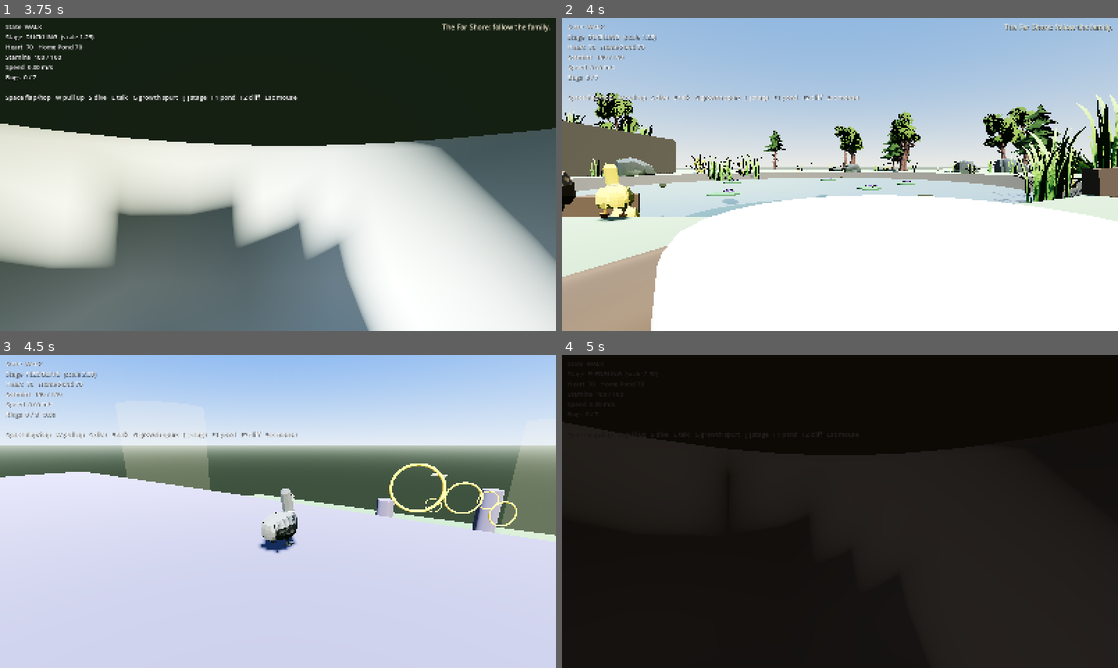
Above: before the commit, frames 1-4 (two rows, left to right).
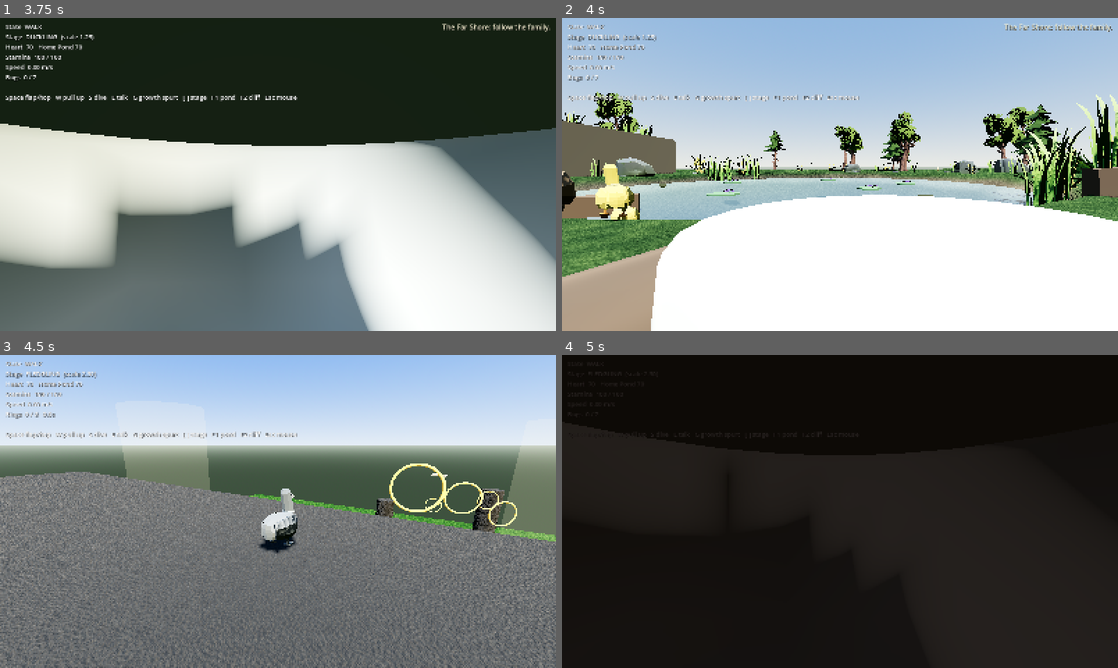
Above: after the commit, the same moments.

Repository: ProfessorZoltan/duckling
Game: Godot game, scene res://world/pond_greybox.tscn
The game is run twice, just before and just after one commit, with the same random seed, the same clock (stepped at 60 frames per second) and the same inputs.
Inputs (mouse positions are in pixels of both pictures, inside the frame that each line leads up to):
- Up to frame 1 (3.75 s): tap Enter at 0.5 s; move the mouse to (305, 174) at 0.52 s; hold E (action) 0.53-1.28 s; hold ] (debug_stage_up) from 0.53 s (still down); tap Space (jump) at 0.77, 1.07, 1.52, 1.82, 3.02, 3.32 s; move the mouse to (250, 174) at 1.27 s; tap E (action) at 1.35, 2.85 s; move the mouse to (289, 168) at 2.02 s; hold E (action) 2.03-2.78 s; move the mouse to (272, 180) at 2.77 s; move the mouse to (316, 177) at 3.52 s; hold E (action) from 3.53 s (still down)
- Up to frame 2 (4 s): keep holding ] (debug_stage_up); keep holding E (action); tap Space (jump) at 3.77 s
- Up to frame 3 (4.5 s): keep holding ] (debug_stage_up); tap Space (jump) at 4.07 s; tap F2 (debug_scene_cliff) at 4.15 s; move the mouse to (233, 508) at 4.27 s; release E (action) at 4.28 s; tap E (action) at 4.35 s
- Up to frame 4 (5 s): keep holding ] (debug_stage_up); tap Space (jump) at 4.52, 4.82 s; tap F1 (debug_scene_pond) at 4.9 s

Frame 1 is identical in both runs. In frame 2, 9.4% of the frame differs, in the area x 0-100%, y 48-83%; in frame 3, 54%, in the area x 0-100%, y 37-100%; in frame 4, nothing differs.

Commit message:
Texture the ground: a real terrain mesh for the pond, triplanar for the cliff
The Home Pond ground was a grey-box CSG slab. It is now a generated
ArrayMesh (world/pond_terrain.gd) that reproduces the CSG bowl's height
function exactly, so nothing in the scene moves and the hidden CSG keeps
providing the collision. Its shader blends mud, wet sand and grass by
world height with a noise-wobbled boundary, so the shoreline reads as a
beach rather than a circle drawn on the ground.

Two things had to be right before any of it was visible:

- Godot winds front faces clockwise. The grid was wound the other way, so
  the whole terrain was back-face culled and the camera looked straight
  through it to the sky. That reads as "the ground is dark", not "the
  ground is missing", which is what made it hard to find.
- NORMAL in fragment() is view space, so the slope term was testing a
  number that had nothing to do with the ground's steepness. It carries
  its own world-space varying now.

The five textures are procedural and seamless (FFT-filtered tileable
noise); tools/make_ground_textures.py regenerates them, and the shader
drifts brightness at a scale far larger than the 2.6 m tile so the
foreground stops reading as wallpaper.

HeartRegion now drives any ShaderMaterial exposing a `saturation`
uniform, so the ground drains and recovers with everything else. It
collects materials in its own _ready, which runs before anything under
World has built one, so PondTerrain hands itself over with adopt().
heart_smoke_test asserts the terrain's saturation at all three points of
the drain.

The flight course takes the same textures through world triplanar
mapping, which needs no UVs on the CSG shapes. The pond's CSG cannot be
textured that way: HeartRegion greys flat CSG through albedo colour, and
a texture under that tint would never drain.

All seven smoke tests pass.

Co-Authored-By: Claude Opus 5 <noreply@anthropic.com>
Claude-Session: https://claude.ai/code/session_01RVpSAZoBzWw3XPSpjdvuT5

Diff:
--- a/game/tests/heart_smoke_test.gd
+++ b/game/tests/heart_smoke_test.gd
@@ -10,6 +10,7 @@
 var env: WorldEnvironment
 var grass: StandardMaterial3D
 var grass_original: Color
+var terrain_material: ShaderMaterial
 var frame: int = 0
 var failures: PackedStringArray = []
 
@@ -23,10 +24,18 @@
 	env = pond.get_node("WorldEnvironment")
 	grass = pond.get_node("World/Terrain/Ground").material
 	grass_original = region.original_albedo(grass)
+	terrain_material = pond.get_node("World/TerrainMesh").material_override as ShaderMaterial
 
 
 func _saturation(c: Color) -> float:
 	return c.s
+
+
+## The Heart-driven saturation the terrain shader is currently running at.
+func _terrain_saturation() -> float:
+	if terrain_material == null:
+		return -1.0
+	return terrain_material.get_shader_parameter("saturation")
 
 
 ## Input.action_press only sets polling state; dialogue listens for events.
@@ -48,6 +57,7 @@
 			_expect(is_equal_approx(Globals.heart, 70.0), "starts at Heart 70 (got %.0f)" % Globals.heart)
 			_expect(Globals.region_hearts.has("Home Pond"), "Home Pond region registered")
 			_expect(_saturation(grass.albedo_color) > 0.1, "grass has color at Heart 70")
+			_expect(_terrain_saturation() > 0.5, "textured terrain has color at Heart 70 (%.2f)" % _terrain_saturation())
 			Globals.stage = Globals.Stage.DUCKLING
 		30:
 			_expect(pond.siblings_gone, "siblings start leaving after the spurt")
@@ -57,6 +67,7 @@
 			_expect(is_equal_approx(region.displayed_heart, 10.0), "region blend finished (displayed %.0f)" % region.displayed_heart)
 			_expect(_saturation(grass.albedo_color) < 0.08, "grass is nearly gray (sat %.2f)" % _saturation(grass.albedo_color))
 			_expect(env.environment.adjustment_saturation < 0.7, "post-process desaturated (%.2f)" % env.environment.adjustment_saturation)
+			_expect(_terrain_saturation() < 0.2, "textured terrain drained with it (%.2f)" % _terrain_saturation())
 			var sib: Node3D = pond.flock.siblings[0]
 			_expect(sib.global_position.x < -19.0, "sibling reached the far side (x=%.1f)" % sib.global_position.x)
 			_expect(not pond.flock.mother.visible, "Marra flew off")
@@ -106,6 +117,7 @@
 			print("heart: frame 3200 displayed=%.0f grass=%s original=%s" % [region.displayed_heart, grass.albedo_color, grass_original])
 			_expect(grass.albedo_color.is_equal_approx(grass_original), "grass color fully restored")
 			_expect(env.environment.adjustment_saturation > 1.0, "post-process back to warm (%.2f)" % env.environment.adjustment_saturation)
+			_expect(_terrain_saturation() > 0.99, "textured terrain fully restored (%.2f)" % _terrain_saturation())
 			_finish()
 
 
--- a/game/world/cliff_test.tscn
+++ b/game/world/cliff_test.tscn
@@ -6,6 +6,10 @@
 [ext_resource type="Script" path="res://world/thermal.gd" id="4_thermal"]
 [ext_resource type="Script" path="res://world/cliff_test.gd" id="5_course"]
 [ext_resource type="Script" path="res://ui/debug_hud.gd" id="6_hud"]
+[ext_resource type="Texture2D" path="res://assets/textures/ground_grass.png" id="7_grass"]
+[ext_resource type="Texture2D" path="res://assets/textures/ground_mud.png" id="8_mud"]
+[ext_resource type="Texture2D" path="res://assets/textures/ground_sand.png" id="9_sand"]
+[ext_resource type="Texture2D" path="res://assets/textures/ground_normal.png" id="10_normal"]
 
 [sub_resource type="ProceduralSkyMaterial" id="ProceduralSkyMaterial_sky"]
 sky_top_color = Color(0.3, 0.5, 0.85, 1)
@@ -27,16 +31,36 @@
 adjustment_saturation = 1.0
 
 [sub_resource type="StandardMaterial3D" id="StandardMaterial3D_grass"]
-albedo_color = Color(0.5, 0.58, 0.4, 1)
+albedo_texture = ExtResource("7_grass")
+metallic_specular = 0.15
+normal_enabled = true
+normal_scale = 0.4
+normal_texture = ExtResource("10_normal")
 roughness = 1.0
+uv1_scale = Vector3(0.25, 0.25, 0.25)
+uv1_triplanar = true
+uv1_world_triplanar = true
 
 [sub_resource type="StandardMaterial3D" id="StandardMaterial3D_mud"]
-albedo_color = Color(0.42, 0.37, 0.3, 1)
+albedo_texture = ExtResource("8_mud")
+normal_enabled = true
+normal_scale = 0.4
+normal_texture = ExtResource("10_normal")
 roughness = 1.0
+uv1_scale = Vector3(0.25, 0.25, 0.25)
+uv1_triplanar = true
+uv1_world_triplanar = true
 
 [sub_resource type="StandardMaterial3D" id="StandardMaterial3D_cliff"]
-albedo_color = Color(0.55, 0.5, 0.55, 1)
+albedo_color = Color(0.62, 0.63, 0.7, 1)
+albedo_texture = ExtResource("9_sand")
+normal_enabled = true
+normal_scale = 0.7
+normal_texture = ExtResource("10_normal")
 roughness = 1.0
+uv1_scale = Vector3(0.22, 0.22, 0.22)
+uv1_triplanar = true
+uv1_world_triplanar = true
 
 [sub_resource type="StandardMaterial3D" id="StandardMaterial3D_ledge"]
 albedo_color = Color(0.7, 0.62, 0.5, 1)
--- a/game/world/heart_region.gd
+++ b/game/world/heart_region.gd
@@ -25,6 +25,7 @@
 
 var _flat_materials: Dictionary = {}    # StandardMaterial3D -> original albedo
 var _shader_materials: Dictionary = {}  # source material -> ShaderMaterial (shared per source)
+var _saturation_materials: Array[ShaderMaterial] = []  # already have a saturation uniform
 var _target_heart: float
 
 
@@ -81,6 +82,13 @@
 
 
 func _convert_mesh(mi: MeshInstance3D) -> void:
+	# A material that already exposes `saturation` (the terrain) just gets
+	# driven directly; it needs no shader copy.
+	var whole := mi.material_override
+	if whole is ShaderMaterial and _has_saturation(whole as ShaderMaterial):
+		if not _saturation_materials.has(whole):
+			_saturation_materials.append(whole as ShaderMaterial)
+		return
 	if mi.mesh == null:
 		return
 	for i in mi.mesh.get_surface_count():
@@ -108,3 +116,14 @@
 		(material as StandardMaterial3D).albedo_color = Color(gray, gray, gray, original.a).lerp(original, t)
 	for source in _shader_materials:
 		(_shader_materials[source] as ShaderMaterial).set_shader_parameter("saturation", t)
+	for material in _saturation_materials:
+		material.set_shader_parameter("saturation", t)
+
+
+static func _has_saturation(material: ShaderMaterial) -> bool:
+	if material.shader == null:
+		return false
+	for parameter in material.shader.get_shader_uniform_list():
+		if parameter.get("name", "") == "saturation":
+			return true
+	return false
--- a/game/world/pond_greybox.tscn
+++ b/game/world/pond_greybox.tscn
@@ -18,6 +18,7 @@
 [ext_resource type="Script" path="res://world/family_flock.gd" id="16_flock"]
 [ext_resource type="Script" path="res://world/hawk_shadow.gd" id="17_hawk"]
 [ext_resource type="Script" path="res://world/hide_spot.gd" id="18_hide"]
+[ext_resource type="Script" path="res://world/pond_terrain.gd" id="19_terrain"]
 [ext_resource type="PackedScene" path="res://assets/nature_kit/glTF/Bush_Common.gltf" id="k_Bush_Common"]
 [ext_resource type="PackedScene" path="res://assets/nature_kit/glTF/Bush_Common_Flowers.gltf" id="k_Bush_Common_Flowers"]
 [ext_resource type="PackedScene" path="res://assets/nature_kit/glTF/Clover_1.gltf" id="k_Clover_1"]
@@ -164,6 +165,7 @@
 [node name="World" type="Node3D" parent="."]
 
 [node name="Terrain" type="CSGCombiner3D" parent="World"]
+visible = false
 use_collision = true
 
 [node name="Ground" type="CSGBox3D" parent="World/Terrain"]
@@ -178,6 +180,9 @@
 radial_segments = 64
 rings = 32
 material = SubResource("StandardMaterial3D_mud")
+
+[node name="TerrainMesh" type="MeshInstance3D" parent="World"]
+script = ExtResource("19_terrain")
 
 [node name="Water" type="MeshInstance3D" parent="World"]
 position = Vector3(0, -0.5, 0)
--- /dev/null
+++ b/game/world/pond_terrain.gd
@@ -0,0 +1,211 @@
+@tool
+class_name PondTerrain
+extends MeshInstance3D
+## Builds the Home Pond ground as a real mesh so it can be textured, and keeps
+## its heights identical to the CSG shape that still provides the collision.
+##
+## The height function is the one every prop in the scene was placed against: a
+## flat plain with a sphere subtracted out of it to make the pond bowl. Changing
+## it would move the waterline, the gates and everything standing on the shore,
+## so it is reproduced here exactly rather than re-invented.
+##
+## The material blends mud, wet sand and grass by height, breaking the joins up
+## with a low-frequency noise texture so the shoreline is not a drawn circle.
+
+@export var extent: float = 40.0
+## Metres per quad. Smaller is smoother and heavier.
+@export var cell: float = 0.5
+## Sphere subtracted from the plain to make the bowl.
+@export var basin_centre_y: float = 17.0
+@export var basin_radius: float = 20.0
+## Metres of ground per texture repeat.
+@export var texture_scale: float = 2.6
+@export var rebuild: bool = false:
+	set(value):
+		if value:
+			build()
+
+@export_group("Shoreline")
+@export var water_y: float = -0.5
+## How far below the water mud gives way to sand, and above it sand to grass.
+@export var mud_depth: float = 0.55
+@export var sand_height: float = 0.16
+@export var edge_noise: float = 0.34
+
+
+func _ready() -> void:
+	build()
+	if Engine.is_editor_hint():
+		return
+	# HeartRegion collects its materials in its own _ready, and it sits above
+	# World in the scene so that runs before this one: there is nothing to find
+	# yet. Hand the finished material over instead of waiting to be collected.
+	var region := _heart_region()
+	if region:
+		region.adopt(self)
+
+
+## The HeartRegion this terrain sits inside, if the scene has one.
+func _heart_region() -> HeartRegion:
+	var root: Node = owner if owner else get_parent()
+	if root == null:
+		return null
+	for child in root.get_children():
+		if child is HeartRegion:
+			var region := child as HeartRegion
+			if region.visuals_root and region.visuals_root.is_ancestor_of(self):
+				return region
+	return null
+
+
+## The ground height at a point. Must match the CSG bowl in the scene.
+func height_at(x: float, z: float) -> float:
+	var inner := basin_radius * basin_radius - (x * x + z * z)
+	if inner <= 0.0:
+		return 0.0
+	return minf(basin_centre_y - sqrt(inner), 0.0)
+
+
+func build() -> void:
+	var steps := int(round(extent * 2.0 / maxf(cell, 0.05)))
+	var verts := PackedVector3Array()
+	var normals := PackedVector3Array()
+	var uvs := PackedVector2Array()
+	var tangents := PackedFloat32Array()
+	var indices := PackedInt32Array()
+	verts.resize((steps + 1) * (steps + 1))
+	normals.resize(verts.size())
+	uvs.resize(verts.size())
+	# Normal mapping needs tangents. UV.x runs along world X, so the tangent is
+	# +X, made perpendicular to the surface normal.
+	tangents.resize(verts.size() * 4)
+
+	for j in steps + 1:
+		for i in steps + 1:
+			var x := -extent + float(i) / steps * extent * 2.0
+			var z := -extent + float(j) / steps * extent * 2.0
+			var index := j * (steps + 1) + i
+			verts[index] = Vector3(x, height_at(x, z), z)
+			uvs[index] = Vector2(x, z) / maxf(texture_scale, 0.01)
+			# Analytic normal: the bowl is a sphere, everything else is flat.
+			var r2 := x * x + z * z
+			var inner := basin_radius * basin_radius - r2
+			if inner > 0.0 and basin_centre_y - sqrt(inner) < 0.0:
+				normals[index] = Vector3(x, sqrt(inner), z).normalized()
+			else:
+				normals[index] = Vector3.UP
+			var tangent := (Vector3.RIGHT - normals[index] * normals[index].dot(Vector3.RIGHT)).normalized()
+			tangents[index * 4 + 0] = tangent.x
+			tangents[index * 4 + 1] = tangent.y
+			tangents[index * 4 + 2] = tangent.z
+			tangents[index * 4 + 3] = 1.0
+
+	for j in steps:
+		for i in steps:
+			var a := j * (steps + 1) + i
+			var b := a + 1
+			var c := a + steps + 1
+			var d := c + 1
+			# Godot's front faces are wound clockwise as seen from the front. Wind
+			# these the other way and the whole ground is back-face culled: you see
+			# straight through it to the sky, with only the props left standing.
+			indices.append_array([a, b, c, b, d, c])
+
+	var arrays := []
+	arrays.resize(Mesh.ARRAY_MAX)
+	arrays[Mesh.ARRAY_VERTEX] = verts
+	arrays[Mesh.ARRAY_NORMAL] = normals
+	arrays[Mesh.ARRAY_TEX_UV] = uvs
+	arrays[Mesh.ARRAY_TANGENT] = tangents
+	arrays[Mesh.ARRAY_INDEX] = indices
+	var built := ArrayMesh.new()
+	built.add_surface_from_arrays(Mesh.PRIMITIVE_TRIANGLES, arrays)
+	mesh = built
+	if material_override == null:
+		material_override = _build_material()
+	else:
+		_apply_thresholds(material_override as ShaderMaterial)
+
+
+func _build_material() -> ShaderMaterial:
+	var shader := Shader.new()
+	shader.code = SHADER
+	var material := ShaderMaterial.new()
+	material.shader = shader
+	material.set_shader_parameter("grass_texture", load("res://assets/textures/ground_grass.png"))
+	material.set_shader_parameter("sand_texture", load("res://assets/textures/ground_sand.png"))
+	material.set_shader_parameter("mud_texture", load("res://assets/textures/ground_mud.png"))
+	material.set_shader_parameter("normal_texture", load("res://assets/textures/ground_normal.png"))
+	material.set_shader_parameter("blend_texture", load("res://assets/textures/ground_blend.png"))
+	material.set_shader_parameter("saturation", 1.0)
+	_apply_thresholds(material)
+	return material
+
+
+func _apply_thresholds(material: ShaderMaterial) -> void:
+	if material == null:
+		return
+	material.set_shader_parameter("water_y", water_y)
+	material.set_shader_parameter("mud_depth", mud_depth)
+	material.set_shader_parameter("sand_height", sand_height)
+	material.set_shader_parameter("edge_noise", edge_noise)
+	material.set_shader_parameter("blend_scale", 1.0 / maxf(extent, 1.0))
+
+
+const SHADER := """
+shader_type spatial;
+
+uniform sampler2D grass_texture : source_color, filter_linear_mipmap, repeat_enable;
+uniform sampler2D sand_texture : source_color, filter_linear_mipmap, repeat_enable;
+uniform sampler2D mud_texture : source_color, filter_linear_mipmap, repeat_enable;
+uniform sampler2D normal_texture : hint_normal, filter_linear_mipmap, repeat_enable;
+uniform sampler2D blend_texture : filter_linear_mipmap, repeat_enable;
+uniform float water_y = -0.5;
+uniform float mud_depth = 0.55;
+uniform float sand_height = 0.16;
+uniform float edge_noise = 0.34;
+uniform float blend_scale = 0.025;
+uniform float saturation : hint_range(0.0, 1.0) = 1.0;
+
+varying vec3 world_position;
+varying vec3 world_normal;
+
+void vertex() {
+	world_position = (MODEL_MATRIX * vec4(VERTEX, 1.0)).xyz;
+	// NORMAL is view space by the time it reaches fragment(), so the slope test
+	// has to carry its own world-space copy.
+	world_normal = normalize((MODEL_MATRIX * vec4(NORMAL, 0.0)).xyz);
+}
+
+void fragment() {
+	// A big soft noise field pushes the boundaries around so they never read
+	// as circles drawn on the ground.
+	float wobble = (texture(blend_texture, world_position.xz * blend_scale).r - 0.5) * edge_noise;
+	float h = world_position.y + wobble;
+
+	vec3 grass = texture(grass_texture, UV).rgb;
+	vec3 sand = texture(sand_texture, UV).rgb;
+	vec3 mud = texture(mud_texture, UV).rgb;
+
+	float to_sand = smoothstep(water_y - mud_depth, water_y - mud_depth * 0.25, h);
+	float to_grass = smoothstep(water_y + sand_height * 0.2, water_y + sand_height + 0.28, h);
+	vec3 base = mix(mud, sand, to_sand);
+	base = mix(base, grass, to_grass);
+
+	// A slow brightness drift at a scale far bigger than the tile, so a 2.6 m
+	// repeat stops reading as wallpaper in the foreground.
+	float macro = texture(blend_texture, world_position.xz * blend_scale * 2.7).r;
+	base *= 0.86 + 0.28 * macro;
+
+	// Steep ground keeps its bare look whatever the height says.
+	float steep = 1.0 - smoothstep(0.55, 0.86, world_normal.y);
+	base = mix(base, sand, steep * 0.65);
+
+	float grey = dot(base, vec3(0.2126, 0.7152, 0.0722));
+	ALBEDO = mix(vec3(grey), base, saturation);
+	NORMAL_MAP = texture(normal_texture, UV).rgb;
+	NORMAL_MAP_DEPTH = 0.35;
+	ROUGHNESS = mix(0.78, 1.0, to_grass);
+	SPECULAR = 0.15;
+}
+"""
Binary file added: game/assets/textures/ground_blend.png
Not shown, added: game/assets/textures/ground_blend.png.import
Binary file added: game/assets/textures/ground_grass.png
Not shown, added: game/assets/textures/ground_grass.png.import
Binary file added: game/assets/textures/ground_mud.png
Not shown, added: game/assets/textures/ground_mud.png.import
Binary file added: game/assets/textures/ground_normal.png
Not shown, added: game/assets/textures/ground_normal.png.import
Binary file added: game/assets/textures/ground_sand.png
Not shown, added: game/assets/textures/ground_sand.png.import
Not shown: 1 places in game/world/cliff_test.tscn that only renumber resources
Not shown: 1 places in game/world/pond_greybox.tscn that only renumber resources
(and 3 more such lines)
